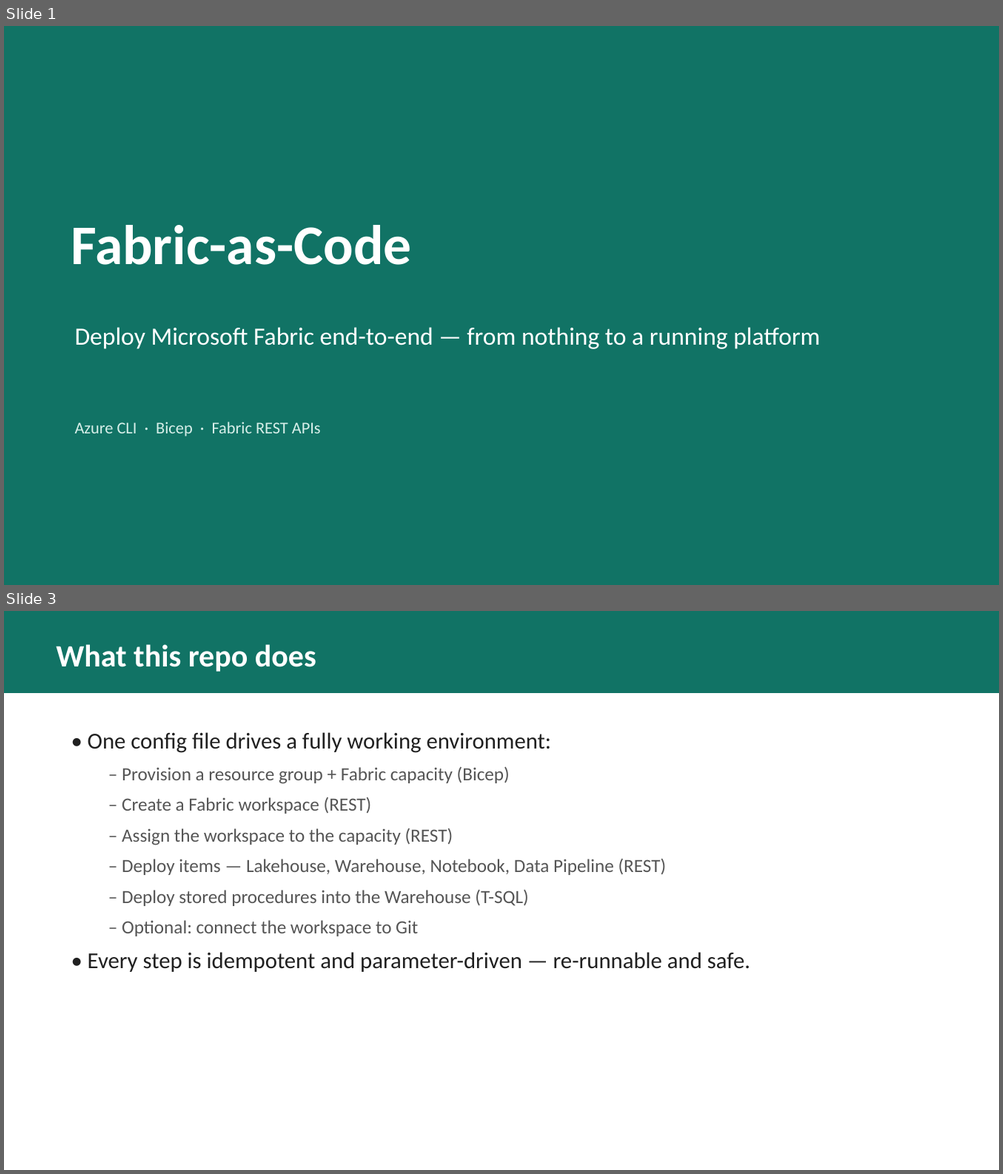
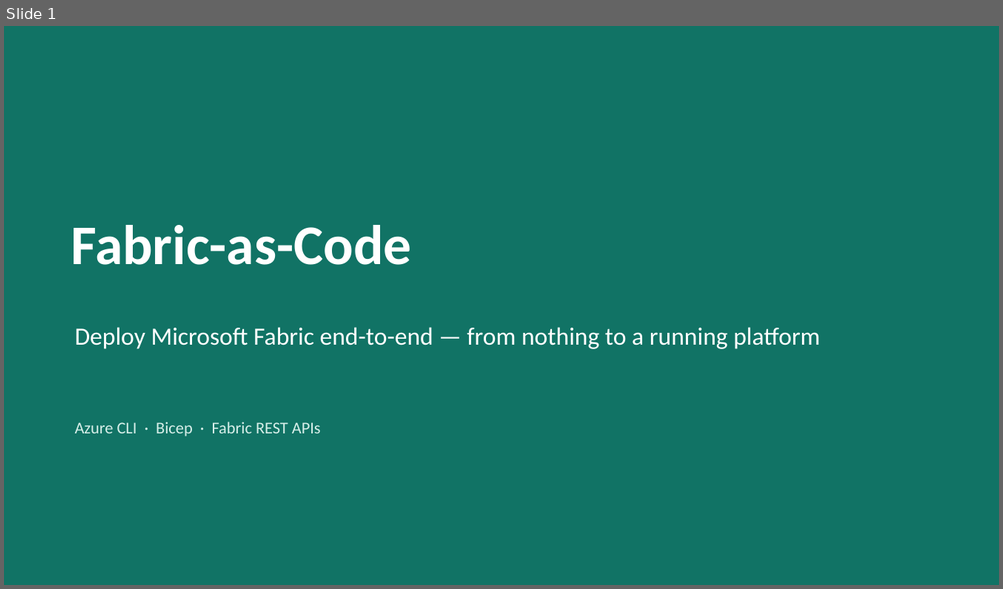
Before and after one commit to melabadi/fabric-as-code, a slide deck: docs/Fabric-as-Code.pptx. Shown one above the other, each under a label of ours: slides 1 and 3 before the commit, slide 1 after it; the slides between them are not shown. The pictures are 1003x1174 and 1003x589 pixels, drawn with LibreOffice and Linux fonts; fonts in the diff are those of the drawing. Boxes give left, top, right and bottom in pixels: in the first picture for what was removed or moved away, otherwise in the second. Text is boxed around its words. In the diff, an @@ line names an element or a change of style, - is before the commit and + after.

```diff
--- a/docs/Fabric-as-Code.pptx
+++ b/docs/Fabric-as-Code.pptx
@@ slide 3 removed at (4, 611, 999, 1170), background #FFFFFF @@
@@ rectangle removed at (4, 611, 999, 693) @@
@@ text removed at (56, 644, 316, 672) @@
-What this repo does
@@ text removed at (88, 732, 750, 972) @@
-• One config file drives a fully working environment:
-  – Provision a resource group + Fabric capacity (Bicep)
-  – Create a Fabric workspace (REST)
-  – Assign the workspace to the capacity (REST)
-  – Deploy items — Lakehouse, Warehouse, Notebook, Data Pipeline (REST)
-  – Deploy stored procedures into the Warehouse (T-SQL)
-  – Optional: connect the workspace to Git
-• Every step is idempotent and parameter-driven — re-runnable and safe.
```
Also in this commit, not shown: 8 slides changed, 5 slides added, 1 other slide removed, 4 other files.
